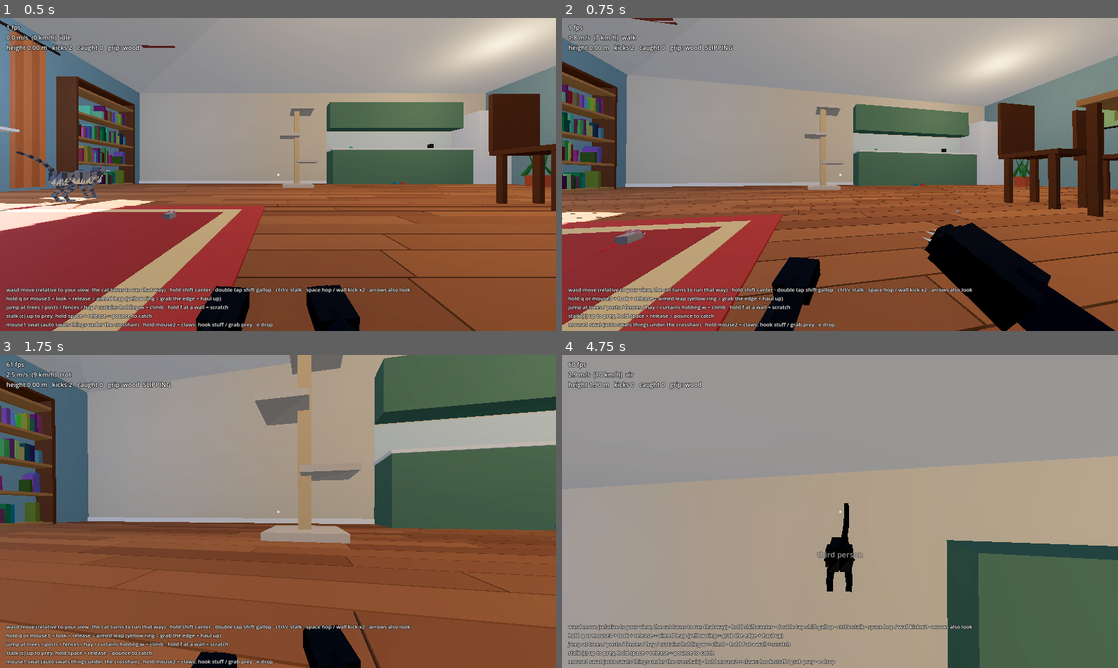
Above: before the commit, frames 1-4 (two rows, left to right).
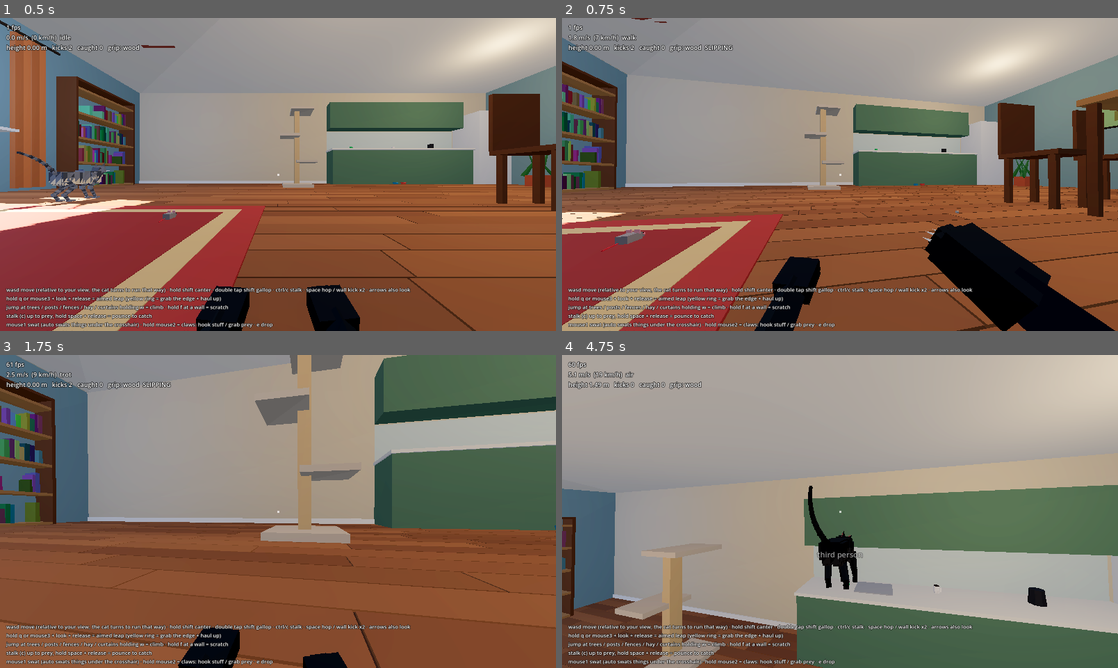
Above: after the commit, the same moments.

Repository: ArthurJClack/catgame
Game: Godot game, scene res://main.tscn
Two runs of this game, one before a commit and one after it. Both use one fixed random seed, a clock stepped at 60 frames per second and the inputs below.
Inputs (mouse positions are in pixels of both pictures, inside the frame that each line leads up to):
- Up to frame 1 (0.5 s): no input
- Up to frame 2 (0.75 s): tap Enter at 0.5 s; move the mouse to (867, 174) at 0.52 s; hold W from 0.53 s (still down); hold Shift from 0.53 s (still down); click (867, 174) at 0.67 s
- Up to frame 3 (1.75 s): keep holding W; tap Space at 0.77, 1.07, 1.52 s; move the mouse to (250, 511) at 1.27 s; release Shift at 1.28 s; tap Ctrl at 1.35 s
- Up to frame 4 (4.75 s): keep holding W; tap Space at 1.82, 3.02, 3.32, 3.77, 4.07, 4.52 s; move the mouse to (851, 505) at 2.02 s; hold C 2.03-2.78 s; move the mouse to (834, 517) at 2.77 s; tap Q at 2.85 s; click (834, 517) at 2.92 s; move the mouse to (878, 514) at 3.52 s; hold F 3.53-4.28 s; move the mouse to (795, 508) at 4.27 s; tap V at 4.35 s

Frame 1 is identical in both runs. In frame 2, 0.2% of the frame differs, in the area x 0-100%, y 0-100%; in frame 3, 1.5%; in frame 4, 49%.

Commit message:
cat biomechanics pass + wall kick that plants on the wall and never clips in
- gait: stride lengths from treadmill cat data (goslow 1973, halbertsma 1983) scaled to this
  rig's legs: walk 1.72 -> 1.61 hz, trot 2.81 -> 2.46 hz, swing time ~0.22-0.26 s like real cats
- stance placement per girdle (STANCE_BIAS): hind stance sits mostly behind the hip (propulsive
  limb), keeps direct register at the longer walking stride; paw slide at a walk 5.9 -> 2.9 mm
- hind ankle E2 yield after touchdown (~10 deg walk, ~18 trot) before the E3 push off
- wall kick: 85 ms plant (all four paws on the wall, body flat against it, run up soaked into
  the legs) then the push, and the body twists round to the new heading
- clip guard: the visible body slides along its spine so head/rump/forepaws stay out of walls
  (deepest part inside the wall: trot into wall 243 -> 2 mm, wall kick 278 -> 13 mm)
- preview: --kicktest (numbers) / --kickshow (render)

Co-Authored-By: Claude Opus 5.5 <noreply@anthropic.com>
Claude-Session: https://claude.ai/code/session_01UDbNaGtM5d7SMWvKWCFmQ5

Diff:
--- a/scripts/cat_gait.gd
+++ b/scripts/cat_gait.gd
@@ -12,10 +12,18 @@
 
 enum { PLANTED, SWING, FREE }
 
-# stride length (m) by speed (m/s). walk strides sit near 0.34 so the hind paw lands
-# in the front paw's print (direct register), then lengthen
-const STRIDE_V := [0.0, 0.5, 0.9, 1.5, 2.4, 3.2, 6.0, 11.0]
-const STRIDE_L := [0.30, 0.335, 0.42, 0.56, 0.80, 1.10, 1.75, 2.60]
+# stride length (m) by speed (m/s), from treadmill cats (goslow et al. 1973, halbertsma 1983:
+# cycle ~1.0 s at 0.5 m/s, ~0.7 s at 1 m/s, ~0.45 s trotting at 2 m/s, ~0.3 s galloping) scaled
+# by froude to this cat's ~0.88x leg. stride frequency: 0.9 hz stalking, 1.2 walk, 2.0 trot, 3.3+ gallop.
+# swing time stays near 0.22-0.26 s at every walk/trot speed (stance is what shrinks), as in real cats.
+# direct register at a walk comes from where the stance sits under each girdle (STANCE_BIAS), not short steps
+const STRIDE_V := [0.0, 0.25, 0.5, 0.9, 1.5, 2.4, 3.2, 6.0, 11.0]
+const STRIDE_L := [0.26, 0.27, 0.36, 0.50, 0.66, 0.90, 1.14, 1.78, 2.65]
+# where each paw's stance sits relative to its girdle, as a fraction of stance length (+ = forward).
+# a cat's forepaw touches down well ahead of the shoulder (the blade swings it forward) and leaves
+# just behind it; the hind paw lands only a little ahead of the hip and drives back far behind it.
+# that offset is what lets the hind paw land in the forepaw's print at a real walking stride
+const STANCE_BIAS := [-0.06, -0.06, -0.2, -0.2]
 # fraction of the stride each paw spends on the ground
 const DUTY_V := [0.0, 0.3, 0.5, 0.9, 1.5, 2.4, 3.2, 6.0, 11.0]
 const DUTY_D := [0.80, 0.76, 0.70, 0.62, 0.48, 0.40, 0.36, 0.28, 0.20]
@@ -27,6 +35,7 @@
 var stride := 0.3
 var duty := 0.7
 var freq := 0.0
+var bias_w := 1.0     # how much of STANCE_BIAS applies at this speed
 var lag := 0.25       # fore paw touches down this fraction of a stride after the hind on its side
 var gallop := 0.0     # 0..1
 var moving := 0.0     # 0..1
@@ -129,6 +138,8 @@
 	freq = speed / stride
 	# walk: fore follows the hind on its side by a quarter stride. trot: by half (diagonals in step)
 	lag = lerpf(0.25, 0.5, smoothstep(0.85, 1.35, speed))
+	# stance offsets fade out toward the trot (diagonal pairs push together) and are gone in the gallop
+	bias_w = lerpf(1.0, 0.45, smoothstep(0.85, 1.35, speed)) * (1.0 - gallop)
 	var g := gallop
 	offs[2] = 0.0
 	offs[3] = lerpf(0.5, 0.10, g)
@@ -242,7 +253,7 @@
 			# the swing is planned in body space: from where the paw left the ground (as the body
 			# saw it then) to its rest spot plus half a stance ahead. at touch down the hip is
 			# exactly half a stance behind the paw, whatever the body did in between
-			var tl: Vector3 = (homes[i] as Vector3) + ldir * stance_len * 0.5 * _vary[i]
+			var tl: Vector3 = (homes[i] as Vector3) + ldir * stance_len * (0.5 * _vary[i] + STANCE_BIAS[i] * bias_w)
 			if not _ray2[i] and sw_t[i] > 0.45:
 				_ray2[i] = true
 				_gy[i] = (inv * _ground(xf * tl, xf.origin.y, i)).y
--- a/scripts/cat_player.gd
+++ b/scripts/cat_player.gd
@@ -34,6 +34,9 @@
 const KICK_UP := 4.4
 const KICK_OUT := 3.0
 const MAX_KICKS := 2
+const KICK_PLANT := 0.085     # paws on the wall before the push (real cats: ~0.08-0.15 s of wall contact)
+const NOSE_REACH := 0.29      # nose ahead of the capsule centre (x style length), for the clip guard
+const RUMP_REACH := 0.2       # rump behind it (the tail is allowed to brush things)
 const RADIUS := 0.085
 const STAND_H := 0.27
 const CROUCH_H := 0.17
@@ -143,6 +146,16 @@
 var w_climb := 0.0
 var w_clamber := 0.0
 var w_scratch := 0.0
+# wall kick: plant (all four paws on the wall, body flat against it) then push + twist away
+var kick_plant_t := 0.0
+var kick_n := Vector3.ZERO
+var w_kick := 0.0
+var _kick_hv := Vector3.ZERO
+var _kick_same := false
+var _kick_turn_t := 0.0
+# clip guard: the capsule is only as wide as the cat, so its head and rump stick out
+# front and back. the visible body slides back along its spine when either end would go into something
+var _clip_off := 0.0
 
 # swat / claw (left mouse = swat, hold right mouse = claws out: hook + drag)
 const PAW_MASS := 0.25          # effective mass behind a swatting forepaw (kg)
@@ -367,7 +380,7 @@
 		# body only comes round once the look goes past what a neck can do
 		if view_mode == 2:
 			pitch = lerpf(pitch, orb_pitch * 0.5, clampf(dt * 6.0, 0, 1))
-		var busy := climbing or clambering or scratching or mantling
+		var busy := climbing or clambering or scratching or mantling or kick_plant_t > 0.0 or _kick_turn_t > 0.0
 		var face_look: bool = charging or clawing or inp.get("swat", false) or inp.get("scratch", false) or inp.get("aim", false)
 		if mv.length() > 0.05 and not busy:
 			var wd := Basis(Vector3.UP, orb_yaw) * Vector3(mv.x, 0, -mv.y)
@@ -381,6 +394,11 @@
 				yaw += clampf(ld, -12.0 * dt, 12.0 * dt)
 			elif absf(ld) > 1.1:
 				yaw += clampf(ld - signf(ld) * 1.1, -6.0 * dt, 6.0 * dt)
+	_kick_turn_t = maxf(_kick_turn_t - dt, 0.0)
+	if _kick_turn_t > 0.0 and Vector2(velocity.x, velocity.z).length() > 0.5:
+		# coming off a wall kick the body twists round to where it's flying, however the keys are held
+		var ky := atan2(-velocity.x, -velocity.z)
+		yaw += clampf(wrapf(ky - yaw, -PI, PI), -16.0 * dt, 16.0 * dt)
 	rotation.y = yaw
 	last_event_t += dt
 	climb_cool = maxf(climb_cool - dt, 0.0)
@@ -476,6 +494,10 @@
 		_scratch_step(dt, scratch_in, mv)
 		_post(dt, inp)
 		return
+	if kick_plant_t > 0.0:
+		_kick_plant_step(dt, wish_dir)
+		_post(dt, inp)
+		return
 
 	var grounded := is_on_floor() and not _hopped_now
 	_hopped_now = false
@@ -715,7 +737,11 @@
 		face_n = ledge_n
 	elif scratching:
 		face_n = scratch_n
-	w_face = maxf(w_climb, maxf(w_clamber, w_scratch))
+	# wall kick: snaps flat onto the wall for the plant, then peels off it during the push
+	w_kick = LowPoly.damp(w_kick, 1.0 if kick_plant_t > 0.0 else 0.0, 60.0 if kick_plant_t > 0.0 else 11.0, dt)
+	if w_kick > 0.002 and not (climbing or clambering or scratching):
+		face_n = kick_n
+	w_face = maxf(maxf(w_climb, w_kick), maxf(w_clamber, w_scratch))
 
 	# eye: stands up when scratching, peeks over the edge when hanging
 	var eye := Vector3(0, lerpf(EYE_STAND, EYE_CROUCH, crouch_amt) + land_dip + bob - charge * 0.03, 0)
@@ -752,7 +778,7 @@
 	# slipping now just shows the claws and the paws stay on the ground.
 	rig.scramble = LowPoly.damp(rig.scramble, 1.0 if scramble_t > 0.0 else (0.6 if wall_sliding else 0.0), 14.0, dt)
 	rig.slip_claws = minf(slip * 1.3, 1.0) if is_on_floor() else 0.0
-	rig.climb = w_climb
+	rig.climb = maxf(w_climb, w_kick)
 	rig.clamber = w_clamber
 	rig.clamber_pull = clampf(clamber_t / 0.55, 0.0, 1.0) if (clambering and clamber_phase == 2) else (1.0 if not clambering else 0.0)
 	rig.ledge_world = ledge_point
@@ -769,7 +795,7 @@
 	paws.crouch = crouch_amt
 	paws.charge = charge
 	paws.scramble = rig.scramble
-	paws.climb = w_climb
+	paws.climb = maxf(w_climb, w_kick * 0.5)
 	paws.hang = w_clamber
 	paws.hang_pull = rig.clamber_pull if clambering else 0.0
 	paws.scratch = w_scratch
@@ -812,8 +838,9 @@
 ## the rig normally just follows the body. on walls it turns to face the surface,
 ## and when climbing it rotates 90 degrees so its feet are on the wall
 func _orient_rig() -> void:
+	_clip_guard()
 	if w_face < 0.002:
-		rig.transform = Transform3D.IDENTITY
+		rig.transform = Transform3D(Basis(), Vector3(0, 0, _clip_off))
 		return
 	var n := face_n
 	var up := Vector3.UP
@@ -821,9 +848,42 @@
 	var climb_b := Basis(n.cross(Vector3.DOWN).normalized(), n, Vector3.DOWN)
 	var q := global_transform.basis.get_rotation_quaternion()
 	q = q.slerp(face.get_rotation_quaternion(), clampf(w_face, 0.0, 1.0))
-	q = q.slerp(climb_b.get_rotation_quaternion(), clampf(w_climb, 0.0, 1.0))
-	var pos := global_position.lerp(global_position + up * 0.05 - n * (RADIUS + 0.012), w_climb)
+	var wc := maxf(w_climb, w_kick)
+	q = q.slerp(climb_b.get_rotation_quaternion(), clampf(wc, 0.0, 1.0))
+	var pos := global_position.lerp(global_position + up * 0.05 - n * (RADIUS + 0.012), wc)
+	pos += global_transform.basis.z * _clip_off * (1.0 - clampf(w_face, 0.0, 1.0))
 	rig.global_transform = Transform3D(Basis(q), pos)
+
+
+## the capsule (r 8.5 cm) keeps the middle of the cat out of walls, but the head and the rump
+## stick out ~29 / 20 cm front and back (forepaws ~37 cm ahead in the air). ray along the spine at chest and head height and slide
+## the visible body back (or forward) so neither end sinks into a wall, door or shelf.
+## pops in instantly, eases back out
+func _clip_guard() -> void:
+	var L: float = rig.S_.get("len", 1.0) if rig.S_ is Dictionary else 1.0
+	var fwd := -global_transform.basis.z
+	# in the air the forelegs reach out ahead of the nose for the landing
+	var nose := (NOSE_REACH + (0.0 if is_on_floor() else 0.08)) * L
+	var rump := RUMP_REACH * L
+	var front := nose
+	var back := rump
+	for h in [0.03, 0.12, 0.22]:
+		var c: Vector3 = global_position + Vector3.UP * h
+		var hf := _ray(c, c + fwd * nose)
+		if not hf.is_empty() and not hf.collider is RigidBody3D:
+			front = minf(front, (hf.position - c).dot(fwd))
+		var hb := _ray(c, c - fwd * rump)
+		if not hb.is_empty() and not hb.collider is RigidBody3D:
+			back = minf(back, (c - hb.position).dot(fwd))
+	# +z is backwards in body space
+	var want := maxf(nose - front, 0.0)
+	# nothing behind: the body can slide as far back as it needs (it's only the visible cat)
+	var room := maxf(back - 0.01, 0.0) if back < rump else want
+	want = minf(want, room) if want > 0.0 else -minf(maxf(rump - back, 0.0), maxf(front - 0.01, 0.0))
+	if absf(want) > absf(_clip_off):
+		_clip_off = want
+	else:
+		_clip_off = LowPoly.damp(_clip_off, want, 10.0, get_physics_process_delta_time())
 
 
 ## swap the cat model (block, chamfer, facet, wedge, stepped) on the fly
@@ -970,10 +1030,15 @@
 	var into := hv.dot(n)
 	if into < 0.0:
 		hv -= n * into
-	hv = hv * 0.75 + n * KICK_OUT + wish_dir * 0.8
-	velocity.x = hv.x
-	velocity.z = hv.z
-	velocity.y = KICK_UP * (0.75 if same_wall else 1.0)
+	# a cat can't push off a wall it isn't touching: it plants all four paws on it first
+	# (the run up is soaked into flexed legs) and the push comes out of that crouch.
+	# the plant is short enough that the kick still answers the key straight away
+	_kick_hv = hv
+	_kick_same = same_wall
+	kick_n = n
+	kick_plant_t = KICK_PLANT
+	_snug_to_wall(n)
+	velocity = hv * 0.25 - n * 0.4 + Vector3.UP * clampf(velocity.y * 0.3, -0.4, 0.6)
 	kicks_left -= 1
 	last_kick_normal = n
 	scramble_t = 0.0
@@ -981,8 +1046,42 @@
 	var side := 1.0 if global_transform.basis.x.dot(-n) > 0.0 else -1.0
 	paws.kick(side)
 	cam_roll += side * 0.025
+	_event("wall kick (%d left)" % kicks_left)
+
+
+## kick found its wall by the coyote ray: close the gap so the paws actually meet it
+func _snug_to_wall(n: Vector3) -> void:
+	var c := global_position + Vector3.UP * minf(capsule.height * 0.5, 0.12)
+	var hit := _ray(c, c - n * (RADIUS + 0.2))
+	if hit.is_empty():
+		return
+	var gap: float = (c - hit.position).dot(n) - RADIUS - 0.004
+	if gap > 0.0:
+		move_and_collide(-n * gap)
+
+
+## paws planted on the wall: stick to it, legs loading up, then the push
+func _kick_plant_step(dt: float, wish_dir: Vector3) -> void:
+	kick_plant_t -= dt
+	# along the wall the run up bleeds off into the legs, falling stops, a slight press keeps contact
+	var along := Vector3(velocity.x, 0, velocity.z)
+	along -= kick_n * along.dot(kick_n)
+	velocity = along * maxf(1.0 - 18.0 * dt, 0.0) - kick_n * 0.4 + Vector3.UP * move_toward(velocity.y, 0.0, 12.0 * dt)
+	move_and_slide()
+	_track_walls()
+	if kick_plant_t <= 0.0 or wall_time > 0.06:
+		_kick_release(wish_dir)
+
+
+func _kick_release(wish_dir: Vector3) -> void:
+	kick_plant_t = 0.0
+	var hv := _kick_hv * 0.75 + kick_n * KICK_OUT + wish_dir * 0.8
+	velocity.x = hv.x
+	velocity.z = hv.z
+	velocity.y = KICK_UP * (0.75 if _kick_same else 1.0)
+	_kick_turn_t = 0.3
+	jumped_this_air = true
 	cam.fov += 6.0
-	_event("wall kick (%d left)" % kicks_left)
 
 
 # ------------------------------------------------------------------ ledges
--- a/scripts/cat_rig.gd
+++ b/scripts/cat_rig.gd
@@ -684,7 +684,7 @@
 	_loaf_s = loaf
 	add_to_group("cat_ears")
 	gait.rig = self
-	gait.max_stance = MAX_STANCE * 0.64
+	gait.max_stance = MAX_STANCE * 0.74
 	gait.max_stance_gallop = MAX_STANCE * 0.78
 	# don't let the paws stand on whatever body carries the rig (the player capsule)
 	var n: Node = get_parent()
@@ -1501,8 +1501,11 @@
 		# end of stance: the paw peels off heel first, wrist breaks over
 		prot = -smoothstep(0.7, 1.0, s) * 0.55 * mv
 	else:
-		# hock rises and the weight rolls onto the toes before push off
-		heel = smoothstep(0.5, 1.0, s) * 0.45 * mv
+		# E2 yield: right after touch down the ankle gives (hock sinks) as the leg takes the
+		# weight, peaking ~25% into stance (~10 deg walking, ~18 trotting), then the hock rises and
+		# the weight rolls onto the toes for the E3 push off
+		var yld := (0.17 + 0.14 * gait.w_trot) * sin(PI * clampf(s / 0.55, 0.0, 1.0))
+		heel = (smoothstep(0.5, 1.0, s) * 0.45 - yld) * mv
 		prot = -smoothstep(0.75, 1.0, s) * 0.4 * mv
 	return [prot, heel, lerpf(0.6, sin(PI * s), mv)]
 
--- a/scripts/preview.gd
+++ b/scripts/preview.gd
@@ -95,6 +95,10 @@
 	if "--hoptest" in args:
 		cat.visible = false
 		_run_hoptest()
+		return
+	if "--kickshow" in args or "--kicktest" in args:
+		cat.visible = false
+		_run_kickshow("--kicktest" in args)
 		return
 	if "--dustshow" in args:
 		cat.visible = false
@@ -1437,3 +1441,105 @@
 			cam.look_at(Vector3(look.x, cy + 0.1, 0), Vector3.UP)
 	Engine.time_scale = 1.0
 	get_tree().quit()
+
+
+## wall kick + wall clipping check: trot nose first into a wall, then run, hop and kick off it.
+## prints how deep any part of the visible cat went past the wall face (KICK lines).
+## --kicktest: headless numbers only. --kickshow: render (side camera, slow motion)
+func _run_kickshow(test: bool) -> void:
+	var p: CatPlayer = main.player
+	var bot: Dictionary = p.bot
+	main.hud.visible = false
+	var pad := StaticBody3D.new()
+	var cs := CollisionShape3D.new()
+	var bs := BoxShape3D.new()
+	bs.size = Vector3(30, 1, 12)
+	cs.shape = bs
+	pad.add_child(cs)
+	main.add_child(pad)
+	pad.global_position = Vector3(40, 49.5, 0)
+	LowPoly.part(pad, LowPoly.box(), Color(0.5, 0.47, 0.42), Vector3.ZERO, Vector3(30, 1, 12))
+	for k in 30:
+		LowPoly.part(pad, LowPoly.box(), Color(0.44, 0.41, 0.37), Vector3(-15 + k, 0.501, 0), Vector3(0.03, 0.002, 12))
+	# the wall: face at x = 36, normal +x
+	var wall_x := 36.0
+	var wall := StaticBody3D.new()
+	var wcs := CollisionShape3D.new()
+	var wbs := BoxShape3D.new()
+	wbs.size = Vector3(0.3, 2.2, 6)
+	wcs.shape = wbs
+	wall.add_child(wcs)
+	main.add_child(wall)
+	wall.global_position = Vector3(wall_x - 0.15, 51.1, 0)
+	LowPoly.part(wall, LowPoly.box(), Color(0.78, 0.74, 0.66), Vector3.ZERO, Vector3(0.3, 2.2, 6))
+	for k in 11:
+		LowPoly.part(wall, LowPoly.box(), Color(0.7, 0.66, 0.58), Vector3(0.151, -1.1 + k * 0.2, 0), Vector3(0.002, 0.012, 6))
+	p.set_third_person(true)
+	if not test:
+		cam.current = true
+		cam.fov = 40
+	var shots := [
+		# name, caption, start x, bot keys, seconds, kick when touching
+		["trot into a wall", "nose first at 3.2 m/s and keep pushing", 39.2, {"move": Vector2(0, 1)}, 1.6, false],
+		["wall kick", "run, hop at the wall, kick off it", 38.6, {"move": Vector2(0, 1), "sprint": false}, 1.5, true],
+		["wall kick (canter)", "", 39.6, {"move": Vector2(0, 1), "canter": true}, 1.5, true],
+	]
+	Engine.time_scale = 1.0 if test else 0.3
+	var report := {}
+	for sh in shots:
+		_say(sh[0], sh[1])
+		p.global_position = Vector3(sh[2], 50.02, 0.0)
+		p.velocity = Vector3.ZERO
+		bot.clear()
+		bot.yaw = PI / 2
+		p.orb_yaw = PI / 2
+		p.yaw = PI / 2
+		var t := 0.0
+		while t < 0.4:
+			await get_tree().physics_frame
+			t += get_physics_process_delta_time()
+		for k in sh[3]:
+			bot[k] = sh[3][k]
+		t = 0.0
+		var deep := 0.0
+		var hopped := false
+		var kicked := false
+		var events := []
+		while t < sh[4]:
+			await get_tree().physics_frame
+			var dt := get_physics_process_delta_time()
+			t += dt
+			bot.jump = false
+			if sh[5]:
+				var gap := p.global_position.x - wall_x
+				if not hopped and gap < 0.75 and p.is_on_floor():
+					bot.jump = true
+					hopped = true
+				elif hopped and not kicked and not p.is_on_floor() and p.wall_time < 0.05:
+					bot.jump = true
+					kicked = true
+					events.append("kick at t=%.2f vy=%.2f" % [t, p.velocity.y])
+				if kicked:
+					bot.move = Vector2.ZERO
+					bot.yaw = p.yaw
+			# deepest point of the visible cat past the wall face (only parts that sit above
+			# the floor near the wall count)
+			for mi in p.rig.find_children("*", "MeshInstance3D", true, false):
+				var m3 := mi as MeshInstance3D
+				if not m3.is_visible_in_tree() or m3.mesh == null:
+					continue
+				var ab := m3.get_aabb()
+				for c in 8:
+					var wp: Vector3 = m3.global_transform * ab.get_endpoint(c)
+					if wp.y > 50.0 and wp.y < 52.0 and absf(wp.z) < 2.5:
+						if OS.get_environment("KICK_DBG") != "" and wall_x - wp.x > 0.03:
+							print("  deep %.0fmm t=%.2f %s plant=%.2f wk=%.2f clip=%.3f px=%.3f py=%.3f floor=%s wf=%.2f" % [(wall_x - wp.x) * 1000.0, t, str(p.rig.get_path_to(m3)), p.kick_plant_t, p.w_kick, p._clip_off, p.global_position.x, p.global_position.y, p.is_on_floor(), p.w_face])
+						deep = maxf(deep, wall_x - wp.x)
+			if not test:
+				var pp := p.global_position
+				cam.global_position = Vector3(wall_x + 0.9, 50.35, 1.7)
+				cam.look_at(Vector3(wall_x + 0.45, maxf(pp.y, 50.0) + 0.12, 0), Vector3.UP)
+		report[sh[0]] = {"deepest_mm": snappedf(deep * 1000.0, 0.1), "events": events, "end_x": snappedf(p.global_position.x, 0.01)}
+		print("KICK ", sh[0], " ", JSON.stringify(report[sh[0]]))
+	Engine.time_scale = 1.0
+	get_tree().quit()
